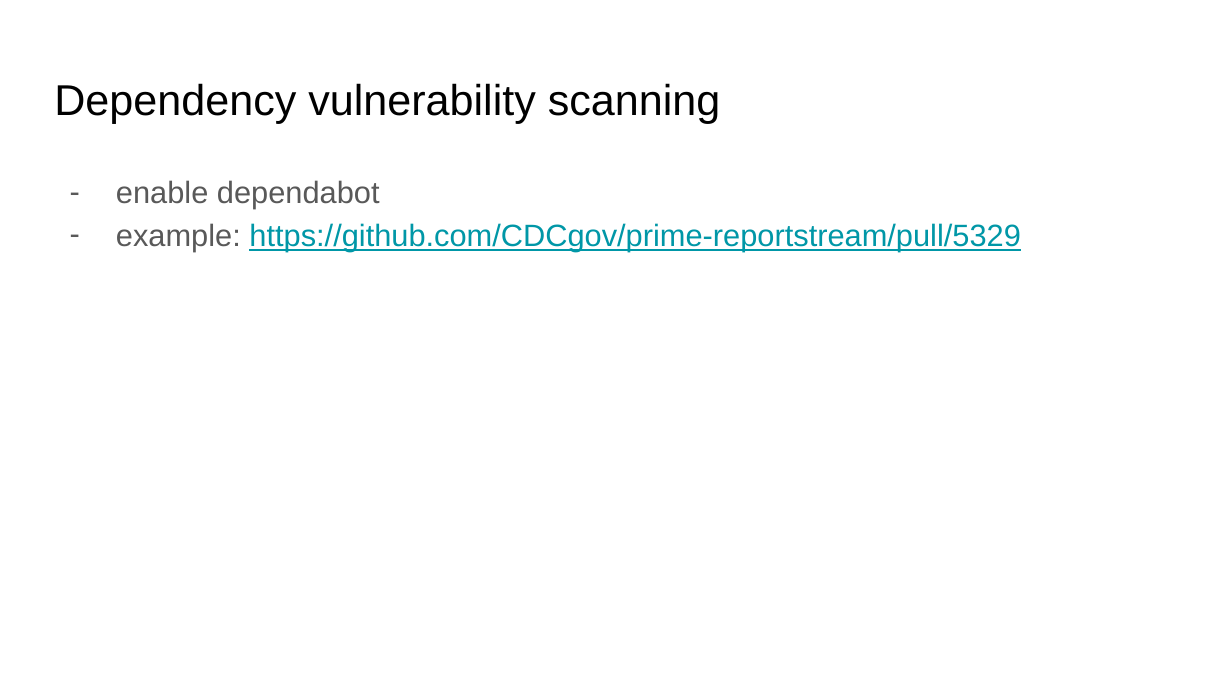
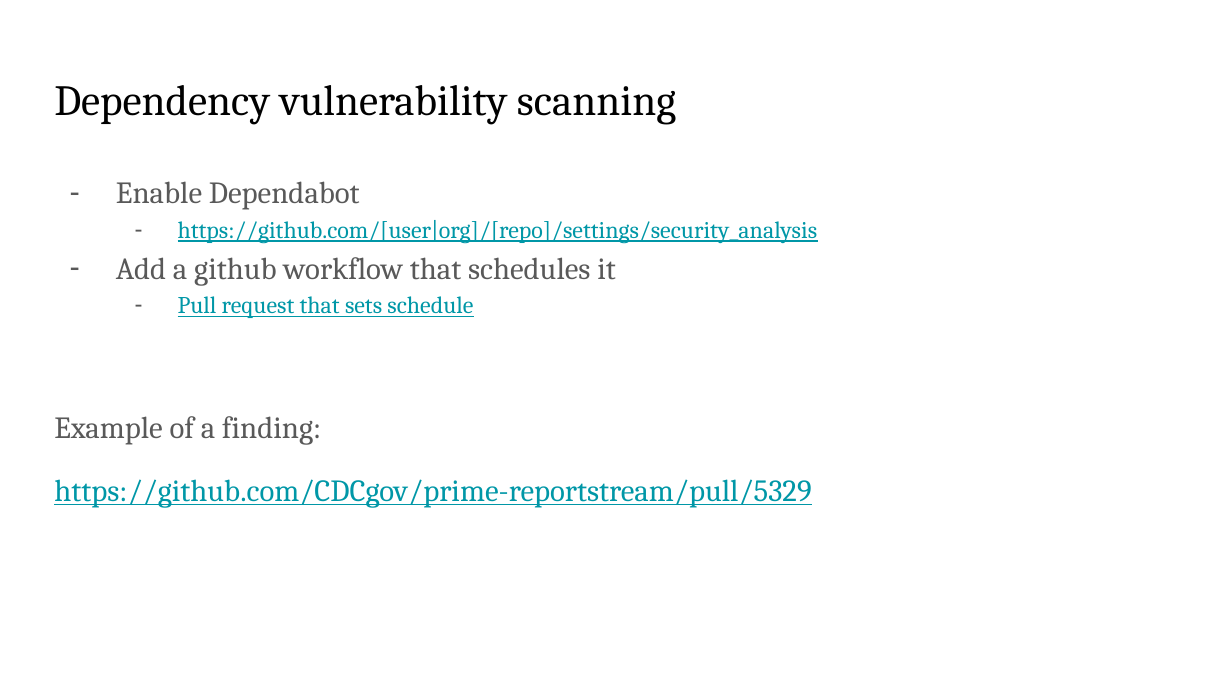
Before and after one commit to bmaden/git-demo, a slide deck: slide 15 of doc/git_demo.pptx (slide 12 before the commit). Drawn at 1232x693 pixels with LibreOffice and Linux fonts; fonts in the diff are those of the drawing. Boxes give left, top, right and bottom in pixels: in the first picture for what was removed or moved away, otherwise in the second. Text is boxed around its words. In the diff, an @@ line names an element or a change of style, - is before the commit and + after.

```diff
--- a/doc/git_demo.pptx
+++ b/doc/git_demo.pptx
@@ title "Dependency vulnerability scanning" at box(54, 85, 676, 125): font Arial to Cambria @@
@@ text at box(54, 181, 818, 508): text changed; font Arial to Cambria @@
-– enable dependabot
-– example: https://github.com/CDCgov/prime-reportstream/pull/5329
+– Enable Dependabot
+  – https://github.com/[user|org]/[repo]/settings/security_analysis
+– Add a github workflow that schedules it
+  – Pull request that sets schedule
+Example of a finding:
+https://github.com/CDCgov/prime-reportstream/pull/5329
```
Also in this commit, not shown: 11 other slides changed, 5 slides added.
